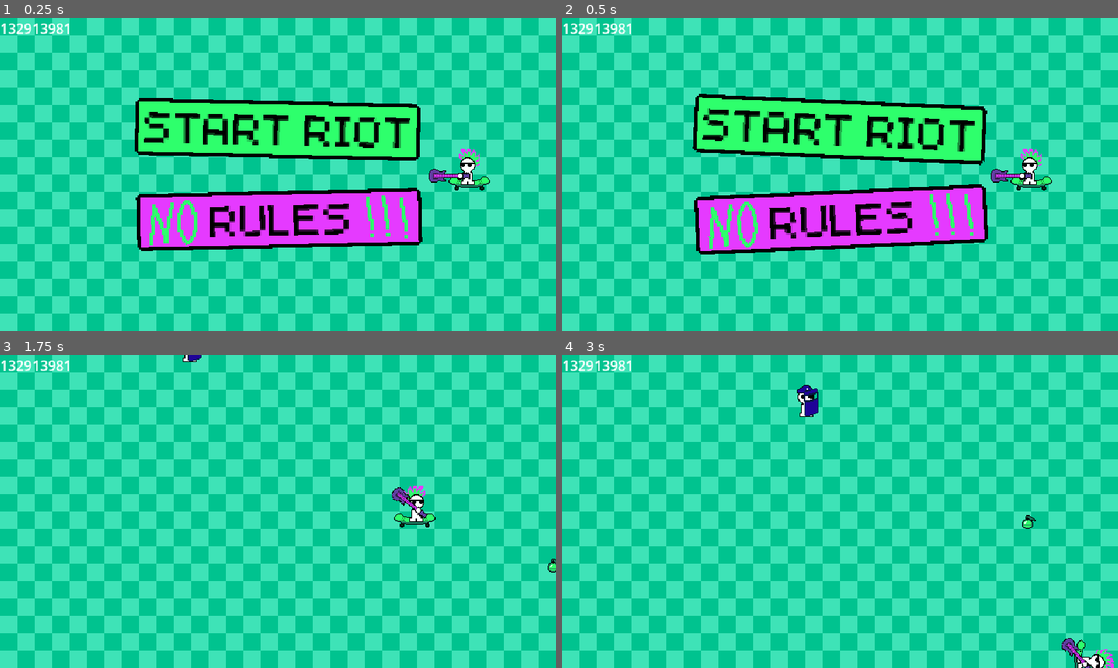
Above: before the commit, frames 1-4 (two rows, left to right).
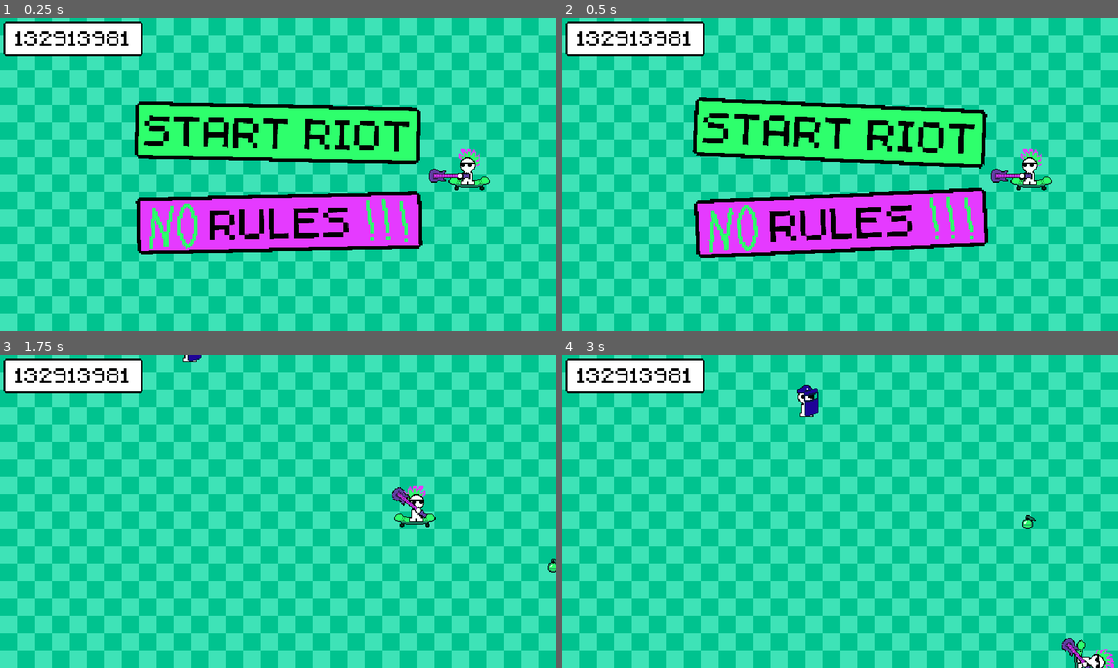
Above: after the commit, the same moments.

Repository: KyleTiley/PlayfulAnarchy
Game: Godot game, scene res://main.tscn
Two runs of this game, one before a commit and one after it. Both use one fixed random seed, a clock stepped at 60 frames per second and the inputs below.
Inputs (mouse positions are in pixels of both pictures, inside the frame that each line leads up to):
- Up to frame 1 (0.25 s): no input
- Up to frame 2 (0.5 s): no input
- Up to frame 3 (1.75 s): click "START RIOT" at 0.5 s; move the mouse to (400, 495) at 1.27 s; hold D (right_input) from 1.28 s (still down)
- Up to frame 4 (3 s): move the mouse to (728, 527) at 2.02 s; release D (right_input) at 2.03 s; hold S (down_input) 2.03-2.78 s; move the mouse to (895, 442) at 2.77 s; hold D (right_input) from 2.78 s (still down)

The runs differ from the first frame. In frame 1, 11% of the frame differs, in the area x 0-76%, y 1-76%; in frame 2, 11%, in the area x 0-77%, y 1-77%; in frame 3, 2.7%; in frame 4, 2.7%.

Commit message:
doing score now

Diff:
--- a/main.tscn
+++ b/main.tscn
@@ -6,6 +6,7 @@
 [ext_resource type="Script" path="res://Menu.gd" id="4_8g5y1"]
 [ext_resource type="Script" path="res://Enemies/CopSpawner.gd" id="4_arvbg"]
 [ext_resource type="Script" path="res://Enemies/GrenadeSpawner.gd" id="5_1g38f"]
+[ext_resource type="Texture2D" uid="uid://ds5nbctcmdhf8" path="res://Assets/ScoreBack.png" id="6_pmsjl"]
 [ext_resource type="Texture2D" uid="uid://dqo8f8ysdp7ko" path="res://Assets/PlayButton1.png" id="7_vdh40"]
 [ext_resource type="Texture2D" uid="uid://ohcuacy1nub4" path="res://Assets/PlayButton2.png" id="8_us1jp"]
 [ext_resource type="FontFile" uid="uid://j3p0hpvourpq" path="res://Assets/pixeltiley.ttf" id="9_feiii"]
@@ -239,10 +240,30 @@
 offset_right = 40.0
 offset_bottom = 40.0
 
-[node name="Label" type="Label" parent="Game/GameUI"]
+[node name="Score" type="Control" parent="Game/GameUI"]
+anchors_preset = 0
+offset_left = 4.0
+offset_top = 4.0
+offset_right = 164.0
+offset_bottom = 44.0
+
+[node name="TextureRect" type="TextureRect" parent="Game/GameUI/Score"]
+texture_filter = 1
 layout_mode = 0
 offset_right = 40.0
-offset_bottom = 23.0
+offset_bottom = 40.0
+texture = ExtResource("6_pmsjl")
+
+[node name="Label" type="Label" parent="Game/GameUI/Score"]
+layout_mode = 0
+offset_left = 13.0
+offset_top = 11.0
+offset_right = 2677.0
+offset_bottom = 515.0
+scale = Vector2(0.05, 0.05)
+theme_override_colors/font_color = Color(0, 0, 0, 1)
+theme_override_fonts/font = ExtResource("9_feiii")
+theme_override_font_sizes/font_size = 500
 text = "132913981"
 
 [node name="Menu" type="Control" parent="."]
@@ -250,6 +271,8 @@
 anchors_preset = 15
 anchor_right = 1.0
 anchor_bottom = 1.0
+offset_top = 4.0
+offset_bottom = 4.0
 grow_horizontal = 2
 grow_vertical = 2
 script = ExtResource("4_8g5y1")
@@ -282,9 +305,10 @@
 offset_top = 7.5
 offset_right = 158.5
 offset_bottom = 36.5
+scale = Vector2(0.05, 0.05)
 theme_override_colors/font_color = Color(0, 0, 0, 1)
 theme_override_fonts/font = ExtResource("9_feiii")
-theme_override_font_sizes/font_size = 25
+theme_override_font_sizes/font_size = 500
 text = "START RIOT"
 
 [node name="RulesButton" type="TextureButton" parent="Menu"]
@@ -322,9 +346,10 @@
 offset_top = 7.5
 offset_right = 123.0
 offset_bottom = 36.5
+scale = Vector2(0.05, 0.05)
 theme_override_colors/font_color = Color(0, 0, 0, 1)
 theme_override_fonts/font = ExtResource("9_feiii")
-theme_override_font_sizes/font_size = 25
+theme_override_font_sizes/font_size = 500
 text = "RULES"
 
 [node name="TextureRect2" type="TextureRect" parent="Menu/RulesButton"]
Binary file added: Assets/ScoreBack.png
Not shown, added: Assets/ScoreBack.png.import
Not shown: 1 places in main.tscn that only renumber resources
